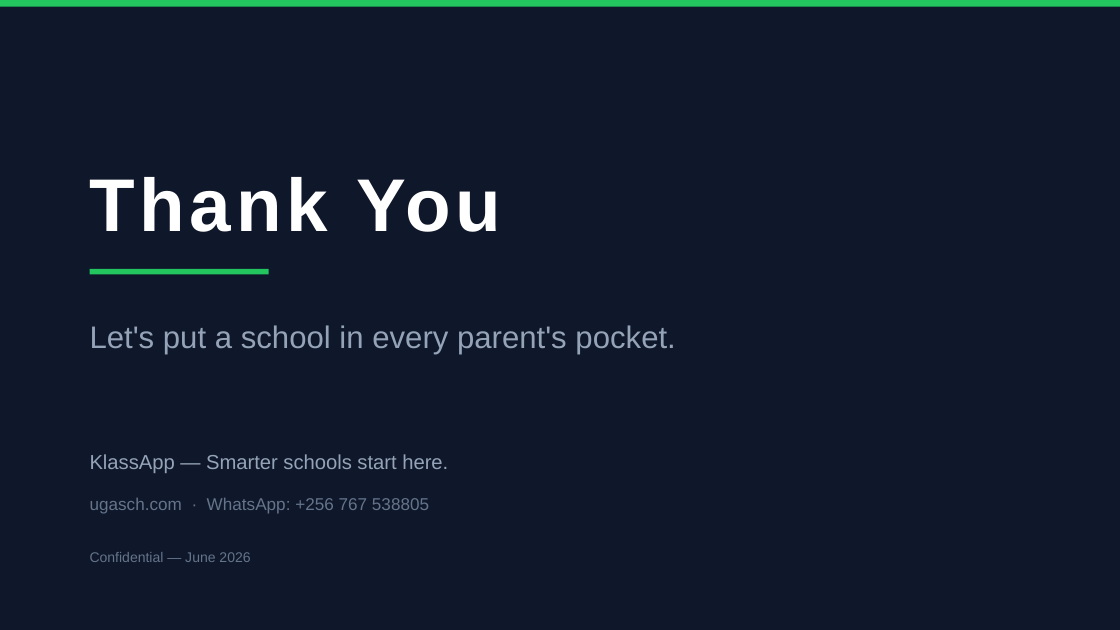
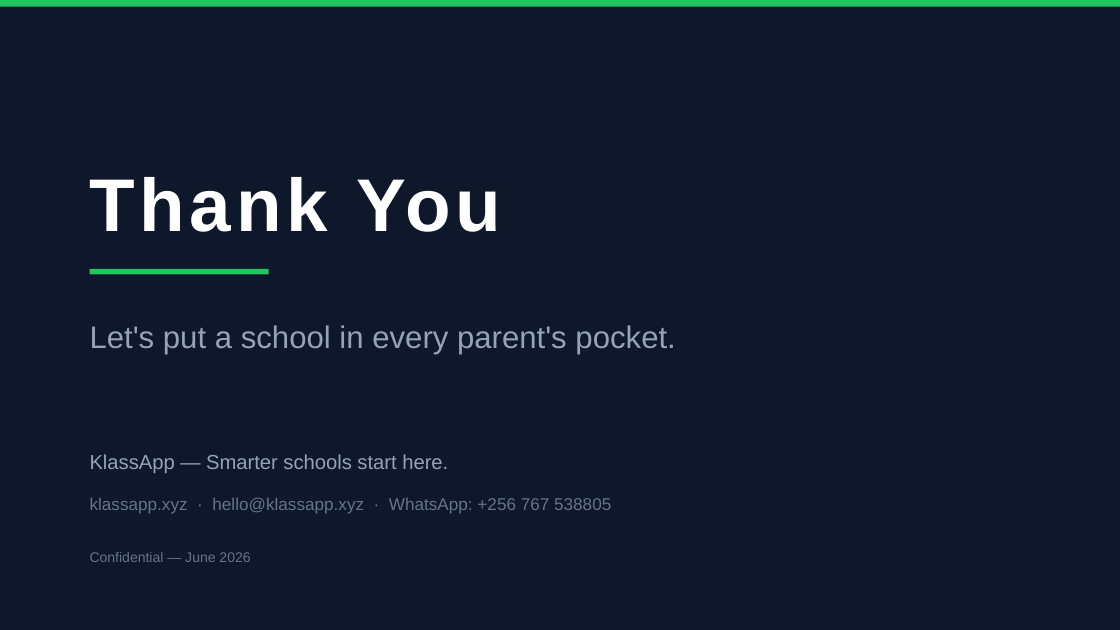
Before and after one commit to KlassApp-Foundation/KlassApp, a slide deck: slide 11 of docs/KlassApp_Pitch_Deck.pptx. Drawn at 1120x630 pixels with LibreOffice and Linux fonts; fonts in the diff are those of the drawing. Boxes give left, top, right and bottom in pixels: in the first picture for what was removed or moved away, otherwise in the second. Text is boxed around its words. In the diff, an @@ line names an element or a change of style, - is before the commit and + after.

```diff
--- a/docs/KlassApp_Pitch_Deck.pptx
+++ b/docs/KlassApp_Pitch_Deck.pptx
@@ text at bbox=[90, 498, 611, 514]: text changed @@
-ugasch.com · WhatsApp: +256 767 538805
+klassapp.xyz · hello@klassapp.xyz · WhatsApp: +256 767 538805
```
Also in this commit, not shown: 5 other slides changed, 5 other files.
